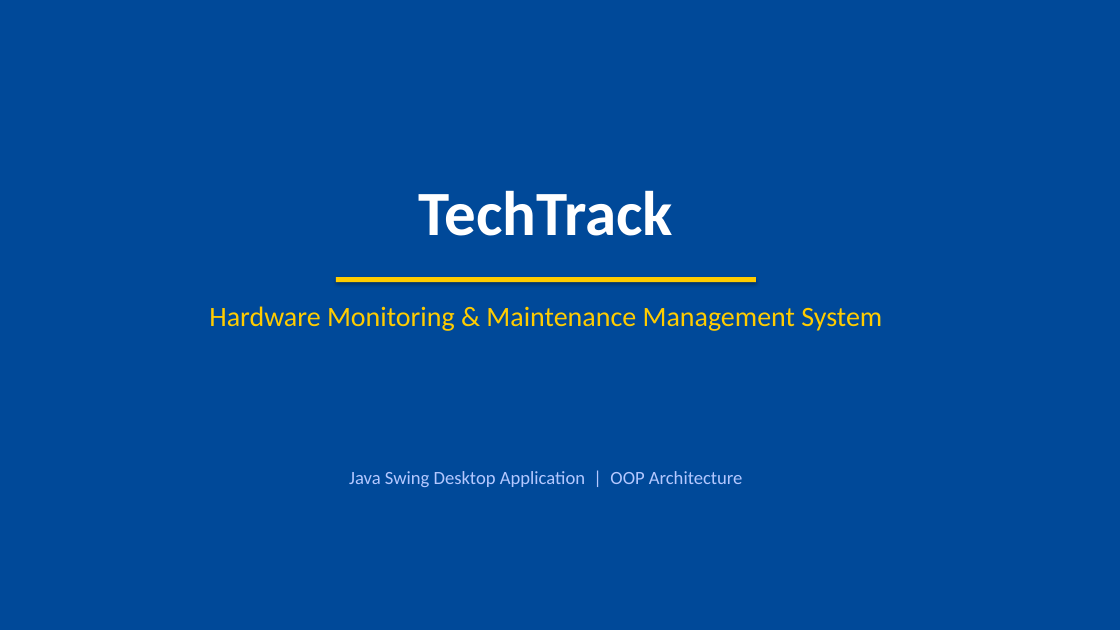
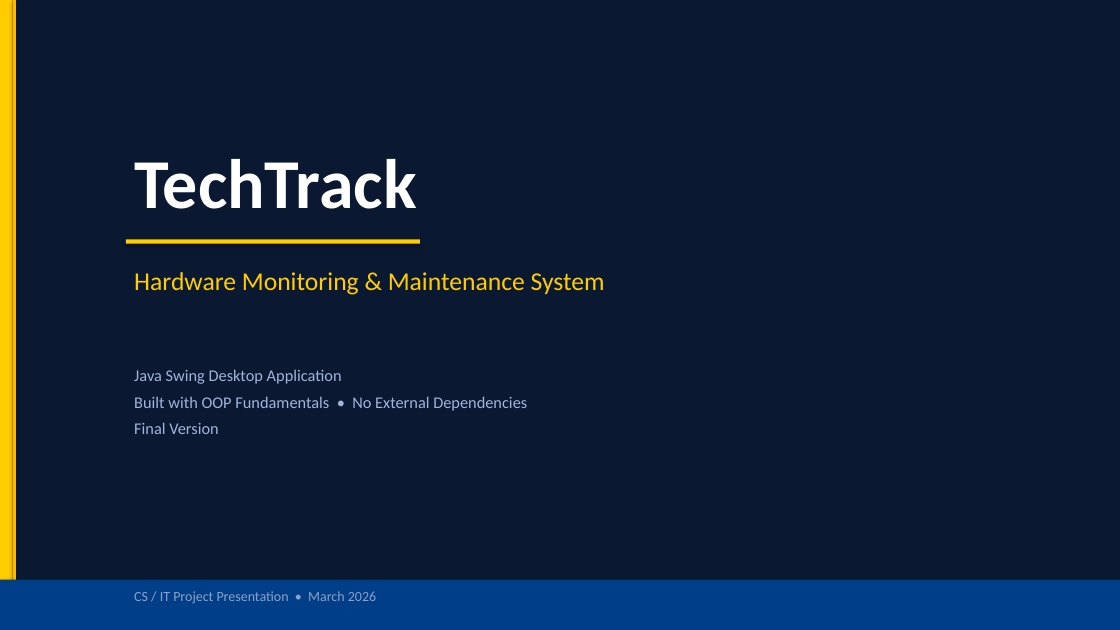
Before and after one commit to isanthetroller/TechTrack, a slide deck: slide 1 of TechTrack_Presentation.pptx. Drawn at 1120x630 pixels with LibreOffice and Linux fonts; fonts in the diff are those of the drawing. Boxes give left, top, right and bottom in pixels: in the first picture for what was removed or moved away, otherwise in the second. Text is boxed around its words. In the diff, an @@ line names an element or a change of style, - is before the commit and + after.

Commit message:
Redesign PPT with ERD, flowchart, and improved layout

```diff
--- a/TechTrack_Presentation.pptx
+++ b/TechTrack_Presentation.pptx
@@ background #004999 to #0A1931 @@
@@ rectangle added at box(0, 0, 13, 630), fill #FFCC00 @@
@@ rectangle added at box(13, 0, 16, 630), fill #FFB700 @@
@@ text "TechTrack": place and size @@
-text "TechTrack" at box(419, 190, 673, 236)
+text "TechTrack" at box(134, 159, 416, 209)
@@ text "TechTrack" at box(134, 159, 416, 209): size 54 to 60 pt; alignment centre to left; vertical alignment top to bottom @@
@@ rectangle added at box(126, 239, 420, 244), fill #FFCC00 @@
@@ text at box(134, 272, 605, 295): text changed; size 24 to 22 pt @@
-Hardware Monitoring & Maintenance Management System
+Hardware Monitoring & Maintenance System
@@ rectangle removed at box(336, 277, 756, 282) @@
@@ text at box(134, 369, 527, 434): text changed; size 16 to 14 pt; text colour #B4C8FF to #A0B4DC @@
-Java Swing Desktop Application | OOP Architecture
+Java Swing Desktop Application
+Built with OOP Fundamentals • No External Dependencies
+Final Version
@@ rectangle added at box(0, 580, 1120, 630), fill #003F87 @@
@@ text added at box(134, 591, 376, 604), 12 pt, text #8CA0C8 @@
+CS / IT Project Presentation • March 2026
```
Also in this commit, not shown: 6 other slides changed, 4 slides added, 3 slides removed, 1 other file.
